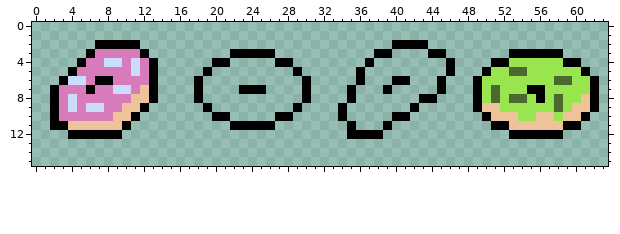
Pixel-art file, stored at Doughnut.aseprite. The first picture shows the starting point.
64x16 pixels, 1 frame.
The result:
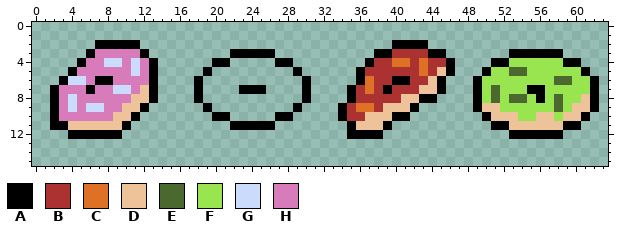
Palette (. is transparent): A #000000  B #ac3232  C #df7126  D #eec39a  E #4b692f  F #99e550  G #cbdbfc  H #d77bba
Log entry: Adding icing and sprinkles to the 3th doughnut
Diff:
Layer "Doughnut3":
y 3: x 40..43 .... -> BBBB
y 4: x 38..45 ........ -> BBCCBCBB
y 5: x 37..45 ......... -> BBBBBBCBD
y 6: x 37..39 ... -> CBB; x 42..44 ... -> BBD
y 7: x 36..38 ... -> BCB; x 40..44 ..... -> BBBDD
y 8: x 36..42 ....... -> BBBBBDD
y 9: x 35..41 ....... -> BCCBDDD
y 10: x 35..39 ..... -> BBDDD
y 11: x 36..38 ... -> DDD
Boxes around the changes in both pictures, in picture pixels (x1, y1, x2, y2):
added: (347, 49, 446, 130)
